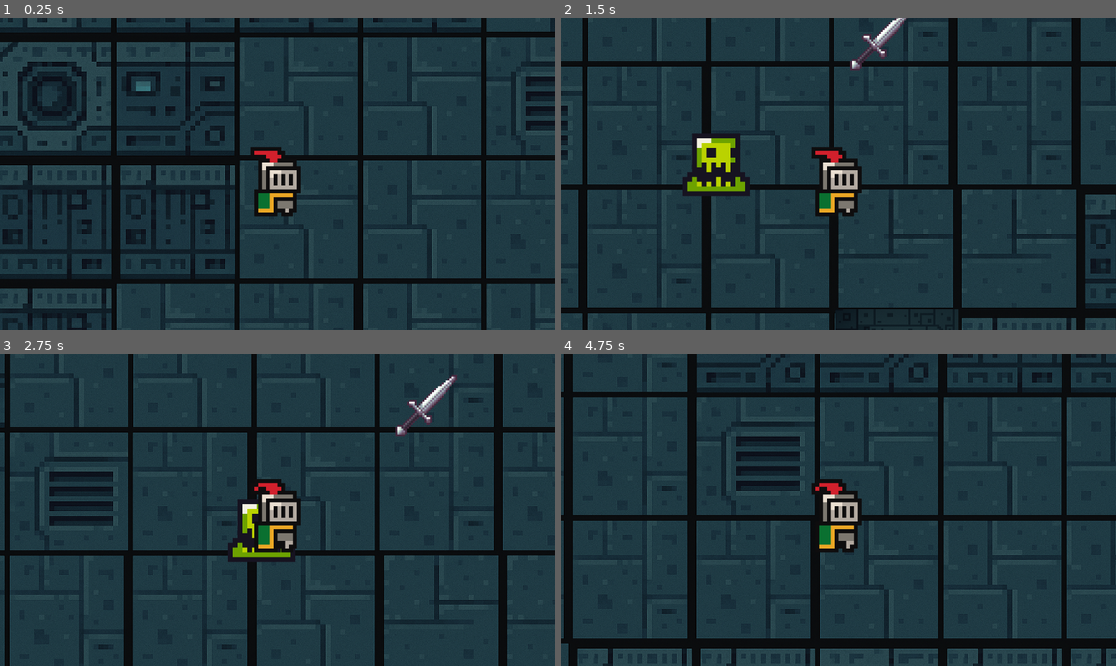
Above: before the commit, frames 1-4 (two rows, left to right).
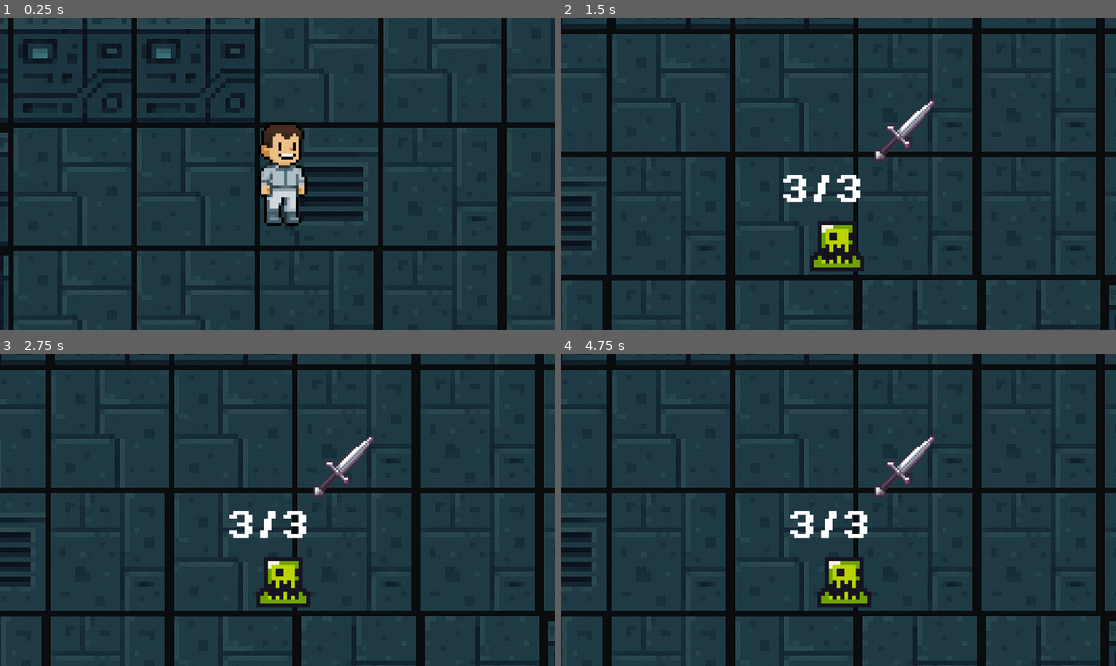
Above: after the commit, the same moments.

Repository: FlavienVa/Kill_The_Mickey
Game: Godot game, scene res://scenes/game.tscn
Two runs of this game, one before a commit and one after it. Both use one fixed random seed, a clock stepped at 60 frames per second and the inputs below.
Inputs (mouse positions are in pixels of both pictures, inside the frame that each line leads up to):
- Up to frame 1 (0.25 s): no input
- Up to frame 2 (1.5 s): tap Enter at 0.5 s; move the mouse to (960, 158) at 0.52 s; hold D (move_right) from 0.53 s (still down); click (960, 158) at 0.6 s; tap W (move_up) at 0.77 s; move the mouse to (727, 189) at 1.27 s; click (727, 189) at 1.35 s
- Up to frame 3 (2.75 s): tap W (move_up) at 1.52 s; move the mouse to (333, 441) at 2.02 s; release D (move_right) at 2.03 s; hold A (move_left) from 2.03 s (still down); click (333, 441) at 2.1 s
- Up to frame 4 (4.75 s): move the mouse to (810, 572) at 2.77 s; release A (move_left) at 2.78 s; hold D (move_right) 2.78-4.28 s; click (810, 572) at 2.85 s; tap W (move_up) at 3.02, 3.77, 4.52 s; move the mouse to (1005, 556) at 3.52 s; click (1005, 556) at 3.6 s; move the mouse to (672, 463) at 4.27 s; hold A (move_left) from 4.28 s (still down); click (672, 463) at 4.35 s

The runs differ from the first frame. In frame 1, 34% of the frame differs, in the area x 0-100%, y 0-100%; in frame 2, 31%; in frame 3, 29%; in frame 4, 32%.
Error after the commit: Invalid access to property or key 'deaths' on a base object of type 'Node (multiplayer_manager.gd)'. (res://scripts/player.gd:93)

Commit message:
new sprites + enemy correct

Diff:
--- a/scenes/enemi.tscn
+++ /dev/null
@@ -1,57 +0,0 @@
-[gd_scene load_steps=9 format=3 uid="uid://bnsb6s5ryrypt"]
-
-[ext_resource type="Texture2D" uid="uid://d20mujpdvq51t" path="res://assets/sprites/slime_green.png" id="1_ajwtk"]
-[ext_resource type="Script" uid="uid://kag0j1ucexkd" path="res://scripts/enemy.gd" id="1_wtlmh"]
-
-[sub_resource type="AtlasTexture" id="AtlasTexture_e0j8x"]
-atlas = ExtResource("1_ajwtk")
-region = Rect2(0, 24, 24, 24)
-
-[sub_resource type="AtlasTexture" id="AtlasTexture_0htj5"]
-atlas = ExtResource("1_ajwtk")
-region = Rect2(24, 24, 24, 24)
-
-[sub_resource type="AtlasTexture" id="AtlasTexture_25n23"]
-atlas = ExtResource("1_ajwtk")
-region = Rect2(48, 24, 24, 24)
-
-[sub_resource type="AtlasTexture" id="AtlasTexture_cj6a4"]
-atlas = ExtResource("1_ajwtk")
-region = Rect2(72, 24, 24, 24)
-
-[sub_resource type="SpriteFrames" id="SpriteFrames_eqh2g"]
-animations = [{
-"frames": [{
-"duration": 1.0,
-"texture": SubResource("AtlasTexture_e0j8x")
-}, {
-"duration": 1.0,
-"texture": SubResource("AtlasTexture_0htj5")
-}, {
-"duration": 1.0,
-"texture": SubResource("AtlasTexture_25n23")
-}, {
-"duration": 1.0,
-"texture": SubResource("AtlasTexture_cj6a4")
-}],
-"loop": true,
-"name": &"default",
-"speed": 10.0
-}]
-
-[sub_resource type="RectangleShape2D" id="RectangleShape2D_rqdo0"]
-size = Vector2(10.5, 13)
-
-[node name="Enemi" type="Area2D"]
-scale = Vector2(10, 10)
-script = ExtResource("1_wtlmh")
-
-[node name="AnimatedSprite2D" type="AnimatedSprite2D" parent="."]
-position = Vector2(-1, 0)
-sprite_frames = SubResource("SpriteFrames_eqh2g")
-autoplay = "default"
-frame_progress = 0.255015
-
-[node name="CollisionShape2D" type="CollisionShape2D" parent="."]
-position = Vector2(-1, 5)
-shape = SubResource("RectangleShape2D_rqdo0")
--- a/scenes/enemy.tscn
+++ b/scenes/enemy.tscn
@@ -1,6 +1,9 @@
-[gd_scene load_steps=8 format=3 uid="uid://bhvw5cvcxc3xb"]
+[gd_scene load_steps=12 format=3 uid="uid://bhvw5cvcxc3xb"]
 
 [ext_resource type="Texture2D" uid="uid://d20mujpdvq51t" path="res://assets/sprites/slime_green.png" id="1_7p1mj"]
+[ext_resource type="Script" uid="uid://kag0j1ucexkd" path="res://scripts/enemy.gd" id="1_md0e3"]
+[ext_resource type="PackedScene" uid="uid://c7hfj55bhb45a" path="res://scenes/killzone.tscn" id="2_md0e3"]
+[ext_resource type="FontFile" uid="uid://vgl0sm2xl6rm" path="res://assets/fonts/PixelOperator8-Bold.ttf" id="3_4ra3w"]
 
 [sub_resource type="AtlasTexture" id="AtlasTexture_md0e3"]
 atlas = ExtResource("1_7p1mj")
@@ -38,16 +41,35 @@
 "speed": 10.0
 }]
 
-[sub_resource type="RectangleShape2D" id="RectangleShape2D_nenq2"]
-size = Vector2(14.1829, 12.0384)
+[sub_resource type="RectangleShape2D" id="RectangleShape2D_4ra3w"]
+size = Vector2(10, 12)
 
-[node name="Enemy" type="Node2D"]
+[sub_resource type="RectangleShape2D" id="RectangleShape2D_5uy6h"]
+size = Vector2(10.5, 12)
+
+[node name="Enemy" type="CharacterBody2D"]
+scale = Vector2(8, 8)
+collision_mask = 3
+script = ExtResource("1_md0e3")
 
 [node name="AnimatedSprite2D" type="AnimatedSprite2D" parent="."]
 sprite_frames = SubResource("SpriteFrames_xwavj")
 autoplay = "default"
 
 [node name="CollisionShape2D" type="CollisionShape2D" parent="."]
-position = Vector2(-5.96046e-08, 5.79665)
-scale = Vector2(0.705074, 0.963028)
-shape = SubResource("RectangleShape2D_nenq2")
+position = Vector2(0, 6)
+shape = SubResource("RectangleShape2D_4ra3w")
+
+[node name="HealthLabel" type="Label" parent="."]
+offset_left = -14.875
+offset_top = -13.125
+offset_right = 28.125
+offset_bottom = 9.875
+theme_override_fonts/font = ExtResource("3_4ra3w")
+theme_override_font_sizes/font_size = 8
+
+[node name="Killzone" parent="." instance=ExtResource("2_md0e3")]
+
+[node name="CollisionShape2D" type="CollisionShape2D" parent="Killzone"]
+position = Vector2(0, 5.875)
+shape = SubResource("RectangleShape2D_5uy6h")
--- a/scenes/game.tscn
+++ b/scenes/game.tscn
@@ -5,9 +5,9 @@
 [ext_resource type="Texture2D" uid="uid://bj1qh2bal1t32" path="res://assets/sprites/tilesetSpaceship.png" id="2_p57ef"]
 [ext_resource type="PackedScene" uid="uid://rv0632prr6s5" path="res://scenes/knife.tscn" id="3_lnu2h"]
 [ext_resource type="Texture2D" uid="uid://d0n1gp7rgtmll" path="res://assets/sprites/lavapit.png" id="4_p57ef"]
-[ext_resource type="PackedScene" uid="uid://bnsb6s5ryrypt" path="res://scenes/enemi.tscn" id="5_gee14"]
 [ext_resource type="FontFile" uid="uid://vgl0sm2xl6rm" path="res://assets/fonts/PixelOperator8-Bold.ttf" id="5_p57ef"]
 [ext_resource type="PackedScene" uid="uid://cwdqx0pmwic5u" path="res://scenes/lava_pit.tscn" id="5_u5sy4"]
+[ext_resource type="PackedScene" uid="uid://bhvw5cvcxc3xb" path="res://scenes/enemy.tscn" id="8_gee14"]
 
 [sub_resource type="TileSetAtlasSource" id="TileSetAtlasSource_u5sy4"]
 texture = ExtResource("2_p57ef")
@@ -90,14 +90,15 @@
 tile_map_data = PackedByteArray("AAD//wAAAAADAAEAAAAAAAAAAAABAAEAAAAAAP//AAABAAEAAAD/////AAABAAEAAAD+////AAAAAAAAAAD+/w …(23248 unchanged characters)…
 tile_set = SubResource("TileSet_gee14")
 
-[node name="Enemi" parent="TileMapv2" instance=ExtResource("5_gee14")]
-position = Vector2(941, -170)
-
 [node name="Player" parent="." instance=ExtResource("1_uwrxv")]
-position = Vector2(-26, -35)
+position = Vector2(457, -218)
 
 [node name="Camera2D" type="Camera2D" parent="Player"]
-position = Vector2(1, 0)
+position = Vector2(-12, -5)
+
+[node name="DeathCounterLabel" type="Label" parent="Player"]
+offset_right = 556.0
+offset_bottom = 289.0
 
 [node name="Players" type="Node" parent="."]
 
@@ -115,5 +116,8 @@
 [node name="knife" parent="." instance=ExtResource("3_lnu2h")]
 position = Vector2(1269, -367)
 
+[node name="Enemy" parent="." instance=ExtResource("8_gee14")]
+position = Vector2(1161, -81)
+
 [connection signal="pressed" from="MultiplayerHUB/Panel/VBoxContainer/HostGame" to="GameManager" method="become_host"]
 [connection signal="pressed" from="MultiplayerHUB/Panel/VBoxContainer/JoinGame" to="GameManager" method="join_game"]
--- /dev/null
+++ b/scenes/killzone.tscn
@@ -0,0 +1,9 @@
+[gd_scene load_steps=2 format=3 uid="uid://c7hfj55bhb45a"]
+
+[ext_resource type="Script" uid="uid://bxv48m8tgv1v0" path="res://scripts/killzone.gd" id="1_xlapc"]
+
+[node name="Killzone" type="Area2D"]
+collision_mask = 2
+script = ExtResource("1_xlapc")
+
+[connection signal="body_entered" from="." to="." method="_on_body_entered"]
--- a/scenes/lava_pit.tscn
+++ b/scenes/lava_pit.tscn
@@ -1,23 +1,20 @@
 [gd_scene load_steps=4 format=3 uid="uid://cwdqx0pmwic5u"]
 
 [ext_resource type="Texture2D" uid="uid://d0n1gp7rgtmll" path="res://assets/sprites/lavapit.png" id="1_h8fra"]
-[ext_resource type="Script" uid="uid://b5ixn8gggj37n" path="res://scripts/lava_pit.gd" id="1_t45si"]
+[ext_resource type="PackedScene" uid="uid://c7hfj55bhb45a" path="res://scenes/killzone.tscn" id="3_nc2nb"]
 
-[sub_resource type="RectangleShape2D" id="RectangleShape2D_t45si"]
-size = Vector2(143, 123)
+[sub_resource type="RectangleShape2D" id="RectangleShape2D_uoo7y"]
+size = Vector2(138, 115)
 
-[node name="LavaPit" type="Area2D"]
+[node name="LavaPit" type="Node2D"]
 z_index = 1
-collision_mask = 2
-script = ExtResource("1_t45si")
 
 [node name="Sprite2D" type="Sprite2D" parent="."]
-position = Vector2(-3, -1)
+position = Vector2(-3, -2)
 texture = ExtResource("1_h8fra")
 
-[node name="CollisionShape2D" type="CollisionShape2D" parent="."]
-position = Vector2(-2.5, 0.5)
-shape = SubResource("RectangleShape2D_t45si")
-one_way_collision_margin = 0.0
+[node name="Killzone" parent="." instance=ExtResource("3_nc2nb")]
 
-[connection signal="body_entered" from="." to="." method="_on_body_entered"]
+[node name="CollisionShape2D" type="CollisionShape2D" parent="Killzone"]
+position = Vector2(-4, 0.5)
+shape = SubResource("RectangleShape2D_uoo7y")
--- a/scenes/multiplayer_player.tscn
+++ b/scenes/multiplayer_player.tscn
@@ -1,8 +1,8 @@
-[gd_scene load_steps=12 format=3 uid="uid://cxfbp4dcxsqq6"]
+[gd_scene load_steps=10 format=3 uid="uid://cxfbp4dcxsqq6"]
 
 [ext_resource type="Script" uid="uid://dnn4525r157dq" path="res://scripts/Multiplayer/multiplayer_controller.gd" id="1_80evv"]
-[ext_resource type="Texture2D" uid="uid://cp8nm4xu0ecmx" path="res://assets/sprites/knight.png" id="2_2d20i"]
 [ext_resource type="Script" uid="uid://cgkto0ct2xoxp" path="res://scripts/Multiplayer/multiplayer_input.gd" id="2_k8tkd"]
+[ext_resource type="Texture2D" uid="uid://b7vsavh7kc55d" path="res://assets/sprites/pixilart-sprite.png" id="3_2d20i"]
 
 [sub_resource type="SceneReplicationConfig" id="SceneReplicationConfig_2d20i"]
 properties/0/path = NodePath(".:player_id")
@@ -20,48 +20,35 @@
 properties/1/spawn = true
 properties/1/replication_mode = 1
 
-[sub_resource type="AtlasTexture" id="AtlasTexture_g2els"]
-atlas = ExtResource("2_2d20i")
-region = Rect2(0, 0, 32, 32)
+[sub_resource type="AtlasTexture" id="AtlasTexture_k8tkd"]
+atlas = ExtResource("3_2d20i")
+region = Rect2(0, 0, 64, 64)
 
-[sub_resource type="AtlasTexture" id="AtlasTexture_qhqgy"]
-atlas = ExtResource("2_2d20i")
-region = Rect2(32, 0, 32, 32)
-
-[sub_resource type="AtlasTexture" id="AtlasTexture_dqkch"]
-atlas = ExtResource("2_2d20i")
-region = Rect2(64, 0, 32, 32)
-
-[sub_resource type="AtlasTexture" id="AtlasTexture_qlg0r"]
-atlas = ExtResource("2_2d20i")
-region = Rect2(96, 0, 32, 32)
+[sub_resource type="AtlasTexture" id="AtlasTexture_jlq18"]
+atlas = ExtResource("3_2d20i")
+region = Rect2(64, 0, 64, 64)
 
 [sub_resource type="SpriteFrames" id="SpriteFrames_k8tkd"]
 animations = [{
 "frames": [{
 "duration": 1.0,
-"texture": SubResource("AtlasTexture_g2els")
+"texture": SubResource("AtlasTexture_k8tkd")
 }, {
 "duration": 1.0,
-"texture": SubResource("AtlasTexture_qhqgy")
-}, {
-"duration": 1.0,
-"texture": SubResource("AtlasTexture_dqkch")
-}, {
-"duration": 1.0,
-"texture": SubResource("AtlasTexture_qlg0r")
+"texture": SubResource("AtlasTexture_jlq18")
 }],
 "loop": true,
 "name": &"idle",
-"speed": 10.0
+"speed": 5.0
 }]
 
-[sub_resource type="CircleShape2D" id="CircleShape2D_jlq18"]
-radius = 5.0
+[sub_resource type="RectangleShape2D" id="RectangleShape2D_xk3hh"]
+size = Vector2(8.6875, 25.625)
 
 [node name="MultiplayerPlayer" type="CharacterBody2D"]
 z_index = 5
 collision_layer = 2
+collision_mask = 3
 script = ExtResource("1_80evv")
 
 [node name="PlayerSynchronizer" type="MultiplayerSynchronizer" parent="."]
@@ -74,16 +61,16 @@
 script = ExtResource("2_k8tkd")
 
 [node name="AnimatedSprite2D" type="AnimatedSprite2D" parent="."]
-position = Vector2(1, -8)
-scale = Vector2(8, 8)
+position = Vector2(-3, 16)
+scale = Vector2(6, 6)
 sprite_frames = SubResource("SpriteFrames_k8tkd")
 animation = &"idle"
 autoplay = "idle"
 
 [node name="CollisionShape2D" type="CollisionShape2D" parent="."]
-position = Vector2(-4, 47)
+position = Vector2(-8.75, 7.5)
 scale = Vector2(8, 8)
-shape = SubResource("CircleShape2D_jlq18")
+shape = SubResource("RectangleShape2D_xk3hh")
 
 [node name="Camera2D" type="Camera2D" parent="."]
 position = Vector2(1, 0)
--- a/scenes/player.tscn
+++ b/scenes/player.tscn
@@ -1,65 +1,50 @@
-[gd_scene load_steps=9 format=3 uid="uid://bndpgu0c7tlr6"]
+[gd_scene load_steps=7 format=3 uid="uid://bndpgu0c7tlr6"]
 
-[ext_resource type="Texture2D" uid="uid://cp8nm4xu0ecmx" path="res://assets/sprites/knight.png" id="1_3vyb7"]
 [ext_resource type="Script" uid="uid://v4sqeqywc10n" path="res://scripts/player.gd" id="1_g2els"]
-
-[sub_resource type="AtlasTexture" id="AtlasTexture_g2els"]
-atlas = ExtResource("1_3vyb7")
-region = Rect2(0, 0, 32, 32)
+[ext_resource type="Texture2D" uid="uid://b7vsavh7kc55d" path="res://assets/sprites/pixilart-sprite.png" id="2_g2els"]
 
 [sub_resource type="AtlasTexture" id="AtlasTexture_qhqgy"]
-atlas = ExtResource("1_3vyb7")
-region = Rect2(32, 0, 32, 32)
+atlas = ExtResource("2_g2els")
+region = Rect2(0, 0, 64, 64)
 
 [sub_resource type="AtlasTexture" id="AtlasTexture_dqkch"]
-atlas = ExtResource("1_3vyb7")
-region = Rect2(64, 0, 32, 32)
-
-[sub_resource type="AtlasTexture" id="AtlasTexture_qlg0r"]
-atlas = ExtResource("1_3vyb7")
-region = Rect2(96, 0, 32, 32)
+atlas = ExtResource("2_g2els")
+region = Rect2(64, 0, 64, 64)
 
 [sub_resource type="SpriteFrames" id="SpriteFrames_tuyoq"]
 animations = [{
 "frames": [{
 "duration": 1.0,
-"texture": SubResource("AtlasTexture_g2els")
-}, {
-"duration": 1.0,
 "texture": SubResource("AtlasTexture_qhqgy")
 }, {
 "duration": 1.0,
 "texture": SubResource("AtlasTexture_dqkch")
-}, {
-"duration": 1.0,
-"texture": SubResource("AtlasTexture_qlg0r")
 }],
 "loop": true,
 "name": &"idle",
-"speed": 10.0
+"speed": 2.0
 }]
 
-[sub_resource type="CircleShape2D" id="CircleShape2D_fjrip"]
-radius = 5.0
+[sub_resource type="RectangleShape2D" id="RectangleShape2D_g2els"]
+size = Vector2(72, 201)
 
 [node name="Player" type="CharacterBody2D"]
 z_index = 5
-position = Vector2(0, -4)
+position = Vector2(164, -302)
 collision_layer = 2
 script = ExtResource("1_g2els")
 
 [node name="AnimatedSprite2D" type="AnimatedSprite2D" parent="."]
-position = Vector2(1, -8)
-scale = Vector2(8, 8)
+position = Vector2(2, 7)
+scale = Vector2(6, 6)
 sprite_frames = SubResource("SpriteFrames_tuyoq")
 animation = &"idle"
 autoplay = "idle"
 frame_progress = 0.782986
 
 [node name="CollisionShape2D" type="CollisionShape2D" parent="."]
-position = Vector2(-1, 46)
-scale = Vector2(8, 8)
-shape = SubResource("CircleShape2D_fjrip")
+position = Vector2(-2, 0.5)
+shape = SubResource("RectangleShape2D_g2els")
 
 [node name="AttackCooldownTimer" type="Timer" parent="."]
 one_shot = true
--- a/scripts/Multiplayer/multiplayer_controller.gd
+++ b/scripts/Multiplayer/multiplayer_controller.gd
@@ -1,6 +1,10 @@
 extends CharacterBody2D
 
 const SPEED = 1300.0
+const ATTACK_COOLDOWN = 0.5
+const ATTACK_DAMAGE = 1
+const ATTACK_RANGE = 2000.0
+var has_knife := false
 
 @onready var animated_sprite = $AnimatedSprite2D
 
@@ -9,9 +13,13 @@
 
 var direction_x = 1
 var direction_y = 0
-var do_jump = false
 var _is_on_floor = true
 var alive = true
+var health := 3
+var max_health := 3
+var can_attack := true
+var attack_direction := Vector2.RIGHT
+var is_attacking := false
 
 @export var player_id := 1:
 	set(id):
@@ -24,6 +32,8 @@
 	else:
 		$Camera2D.enabled = false
 
+	# Add player to the "player" group for attack detection
+	add_to_group("player")
 
 func _apply_movement_from_input(delta):
 	# Get the input direction: -1, 0, 1
@@ -34,15 +44,77 @@
 	if direction_x:
 		velocity.x = direction_x * SPEED
 		velocity.y = 0  # Reset vertical velocity when moving horizontally
+		attack_direction = Vector2(direction_x, 0)
 	elif direction_y:
 		velocity.y = direction_y * SPEED
 		velocity.x = 0  # Reset horizontal velocity when moving vertically
+		attack_direction = Vector2(0, direction_y)
 	else:
 		# Reset both velocities when no input
 		velocity.x = 0
 		velocity.y = 0
 
 	move_and_slide()
+
+	# Handle attack input
+	if Input.is_action_just_pressed("attack") and can_attack:
+		perform_attack.rpc()
+
+@rpc("any_peer", "call_local")
+func perform_attack():
+	if not can_attack:
+		return
+
+	can_attack = false
+	is_attacking = true
+	print("Player attacks!")
+
+	# Create attack hitbox
+	var attack_hitbox = Area2D.new()
+	var collision_shape = CollisionShape2D.new()
+	var shape = RectangleShape2D.new()
+	shape.size = Vector2(ATTACK_RANGE, 50)
+	collision_shape.shape = shape
+	attack_hitbox.add_child(collision_shape)
+
+	# Position the hitbox in front of the player
+	attack_hitbox.position = attack_direction * (ATTACK_RANGE / 2)
+	add_child(attack_hitbox)
+
+	# Connect to detect hits
+	attack_hitbox.body_entered.connect(_on_attack_hit)
+
+	# Wait for attack duration
+	await get_tree().create_timer(0.2).timeout
+	is_attacking = false
+	attack_hitbox.queue_free()
+
+	# Wait for cooldown
+	await get_tree().create_timer(ATTACK_COOLDOWN).timeout
+	can_attack = true
+
+func _on_attack_hit(body: Node2D) -> void:
+	if body.is_in_group("player") and body != self:
+		# Handle player hit
+		if body.has_method("take_damage"):
+			body.take_damage.rpc(ATTACK_DAMAGE)
+		print("Hit player!")
+
+@rpc("any_peer", "call_local")
+func take_damage(amount: int) -> void:
+	if not alive:
+		return
+
+	health -= amount
+	print("Player took damage! Health remaining: ", health)
+
+	# Visual feedback for taking damage
+	modulate = Color.RED
+	await get_tree().create_timer(0.1).timeout
+	modulate = Color.WHITE
+
+	if health <= 0:
+		mark_dead()
 
 func _physics_process(delta):
 	if multiplayer.is_server():
@@ -52,10 +124,10 @@
 		_is_on_floor = is_on_floor()
 		_apply_movement_from_input(delta)
 
-
 func mark_dead():
 	print("Mark player dead!")
 	alive = false
+	health = max_health  # Reset health for respawn
 	$CollisionShape2D.set_deferred("disabled", true)
 	$RespawnTimer.start()
 
@@ -69,6 +141,5 @@
 	alive = true
 	Engine.time_scale = 1.0
 
-
 func _on_respawn_timer_timeout() -> void:
-	pass # Replace with function body.
+	_respawn()
--- a/scripts/enemy.gd
+++ b/scripts/enemy.gd
@@ -2,7 +2,7 @@
 
 # Enemy properties
 const SPEED = 400.0
-const DETECTION_RADIUS = 300.0
+const DETECTION_RADIUS = 500.0
 const ATTACK_RANGE = 50.0
 const ATTACK_COOLDOWN = 1.5
 
@@ -15,14 +15,14 @@
 
 # Movement variables
 var direction := Vector2.ZERO
-var wander_timer := 0.0
-var wander_direction := Vector2.ZERO
+
+@onready var health_label = $HealthLabel
 
 func _ready() -> void:
 	# Add to enemy group for attack detection
 	add_to_group("enemy")
-	# Start wandering
-	start_wandering()
+	# Initialize health label
+	update_health_label()
 
 func _physics_process(delta: float) -> void:
 	if is_dead:
@@ -35,8 +35,6 @@
 	# Update movement
 	if player != null:
 		handle_player_detection()
-	else:
-		handle_wandering(delta)
 
 	# Apply movement
 	move_and_slide()
@@ -61,22 +59,7 @@
 		if distance_to_player <= ATTACK_RANGE and can_attack:
 			perform_attack()
 	else:
-		# Return to wandering if player is too far
-		handle_wandering(get_process_delta_time())
-
-func handle_wandering(delta: float) -> void:
-	wander_timer -= delta
-
-	if wander_timer <= 0:
-		start_wandering()
-
-	velocity = wander_direction * (SPEED * 0.5)
-
-func start_wandering() -> void:
-	# Generate random direction
-	var random_angle = randf_range(0, 2 * PI)
-	wander_direction = Vector2(cos(random_angle), sin(random_angle))
-	wander_timer = randf_range(1.0, 3.0)
+		velocity = Vector2.ZERO
 
 func perform_attack() -> void:
 	if not can_attack:
@@ -84,9 +67,6 @@
 
 	can_attack = false
 	print("Enemy attacks!")
-
-	# Add attack animation or effects here
-	# Example: $AnimatedSprite2D.play("attack")
 
 	# Check if player is still in range
 	if player != null and global_position.distance_to(player.global_position) <= ATTACK_RANGE:
@@ -102,7 +82,8 @@
 		return
 
 	health -= amount
-	print("Enemy took damage! Health: ", health)
+	print("Enemy took damage! Health remaining: ", health)
+	update_health_label()
 
 	# Visual feedback for taking damage
 	modulate = Color.RED
@@ -112,6 +93,10 @@
 	if health <= 0:
 		die()
 
+func update_health_label() -> void:
+	if health_label:
+		health_label.text = str(health) + "/" + str(max_health)
+
 func die() -> void:
 	is_dead = true
 	print("Enemy died!")
@@ -119,10 +104,7 @@
 	# Disable collision
 	$CollisionShape2D.set_deferred("disabled", true)
 
-	# Optional: Add death animation
-	# Example: $AnimatedSprite2D.play("death")
-
-	# Wait for death animation
+	# Wait a moment before removing
 	await get_tree().create_timer(0.5).timeout
 
 	# Remove enemy
--- a/scripts/game_manager.gd
+++ b/scripts/game_manager.gd
@@ -1,5 +1,6 @@
 extends Node
 
+var deaths = 0
 
 func become_host() -> void:
 	print("you clicked become host")
--- /dev/null
+++ b/scripts/killzone.gd
@@ -0,0 +1,6 @@
+extends Area2D
+
+
+
+func _on_body_entered(body: Node2D) -> void:
+	body.mark_dead() # Replace with function body.
--- /dev/null
+++ b/scripts/label.gd
@@ -0,0 +1,10 @@
+extends Label
+
+
+# Called when the node enters the scene tree for the first time.
+func _ready() -> void:
+	pass # Replace with function body.
+
+
+# Called every frame. 'delta' is the elapsed time since the previous frame.
+func _process(delta: float) -> void:
--- a/scripts/lava_pit.gd
+++ /dev/null
@@ -1,11 +0,0 @@
-extends Area2D
-
-func _ready() -> void:
-	# Connect the body entered signal
-	print("I am a lavapit")
-
-
-
-func _on_body_entered(body: Node2D) -> void:
-	print("Just entered LavaPit")
-	body.mark_dead()
--- a/scripts/player.gd
+++ b/scripts/player.gd
@@ -3,7 +3,7 @@
 const SPEED = 1300.0
 const ATTACK_COOLDOWN = 0.5
 const ATTACK_DAMAGE = 1
-const ATTACK_RANGE = 100.0
+const ATTACK_RANGE = 300.0
 
 var has_knife := false
 var attack_cooldown := ATTACK_COOLDOWN
@@ -11,6 +11,7 @@
 var initial_position: Vector2
 var attack_direction := Vector2.RIGHT
 var is_attacking := false
+
 
 func _ready() -> void:
 	# Store the initial position for respawning
@@ -75,6 +76,7 @@
 	can_attack = true
 
 func _on_attack_hit(body: Node2D) -> void:
+	print("There is someone under your sword")
 	if body.is_in_group("enemy"):
 		# Handle enemy hit
 		if body.has_method("take_damage"):
@@ -88,6 +90,7 @@
 	visible = false
 	# Wait a short moment before respawning
 	await get_tree().create_timer(1.0).timeout
+	MultiplayerManager.deaths +=1
 	respawn()
 
 func respawn() -> void:
Binary file added: assets/sprites/Mickey.png
Not shown, added: assets/sprites/Mickey.png.import
Binary file added: assets/sprites/pixil-frame-0.png
Not shown, added: assets/sprites/pixil-frame-0.png.import
Binary file added: assets/sprites/pixilart-sprite.png
Not shown, added: assets/sprites/pixilart-sprite.png.import
Not shown, added: scripts/killzone.gd.uid
Not shown, added: scripts/label.gd.uid
Not shown, removed: scripts/lava_pit.gd.uid
